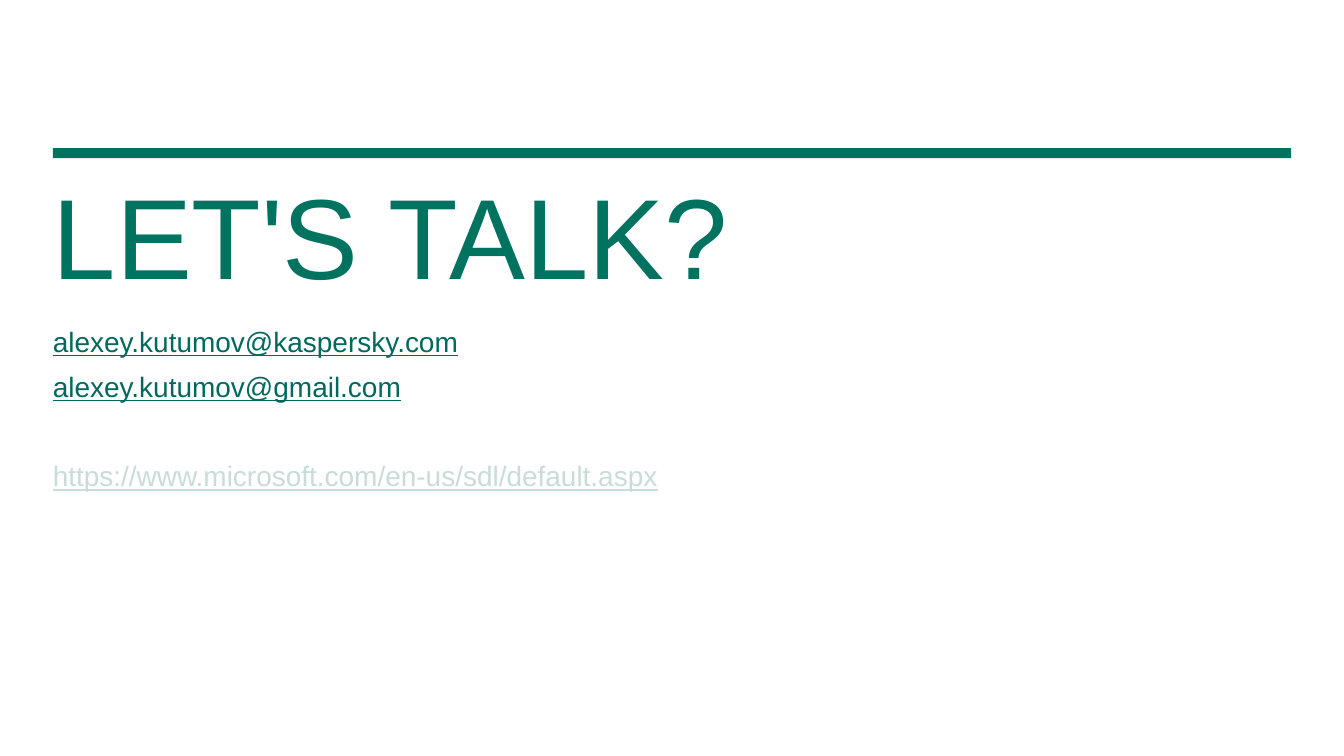
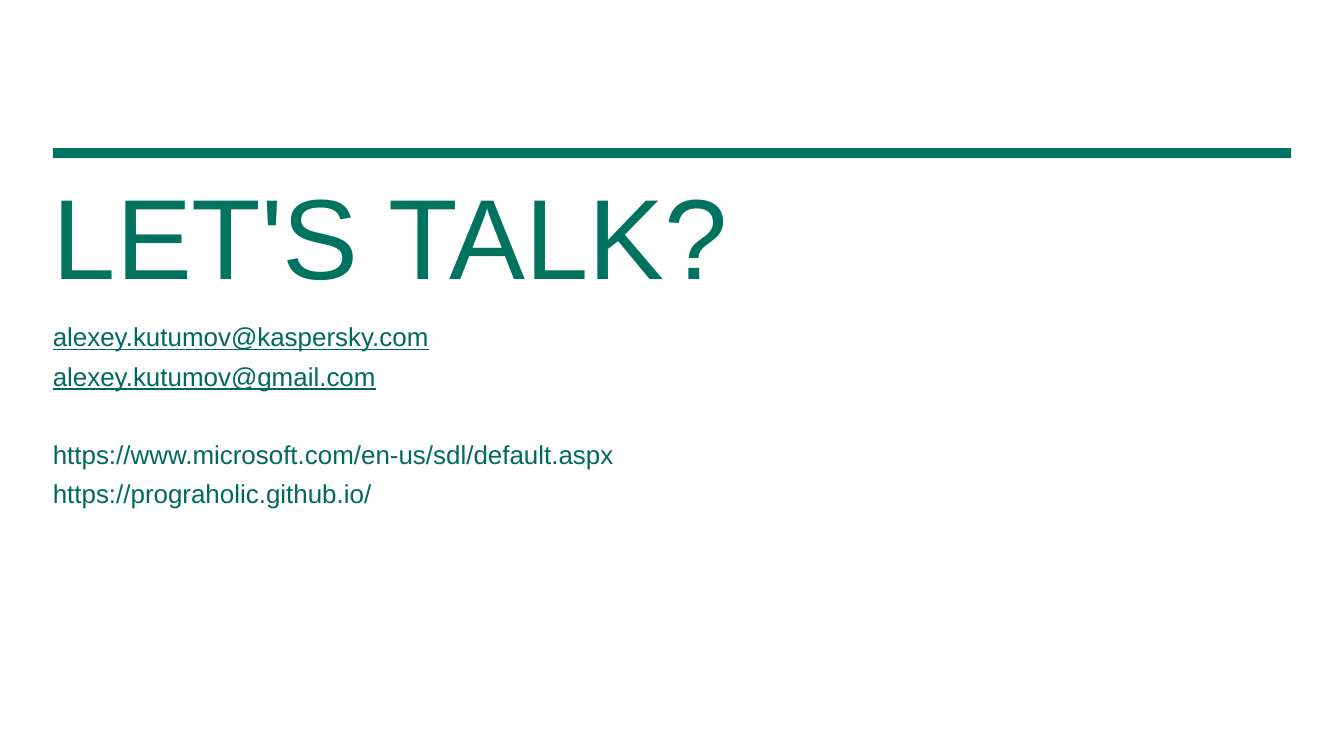
Before and after one commit to prograholic/prograholic.github.io, a slide deck: slide 22 of nsu_31_01_2017/31.01.2017_kutumov.pptx (slide 23 before the commit). Drawn at 1344x756 pixels with LibreOffice and Linux fonts; fonts in the diff are those of the drawing; background and template pictures are left out. Boxes give left, top, right and bottom in pixels: in the first picture for what was removed or moved away, otherwise in the second. Text is boxed around its words. In the diff, an @@ line names an element or a change of style, - is before the commit and + after.

```diff
--- a/nsu_31_01_2017/31.01.2017_kutumov.pptx
+++ b/nsu_31_01_2017/31.01.2017_kutumov.pptx
@@ text at box(53, 327, 614, 470): size 15 to 13.9 pt in "alexey.kutumov@kaspersky.com", "alexey.kutumov@gmail.com", "https://www.microsoft.com/en-us/sdl/default.aspx"; text colour #C9DCDA to #00695D, underline off in "https://www.microsoft.com/en-us/sdl/default.aspx"; line spacing 1 to 0.9 @@
@@ text at box(53, 484, 371, 509): paragraph added @@
+https://prograholic.github.io/
```
Also in this commit, not shown: 8 other slides changed, 1 slide added, 1 slide removed, 1 other file.
